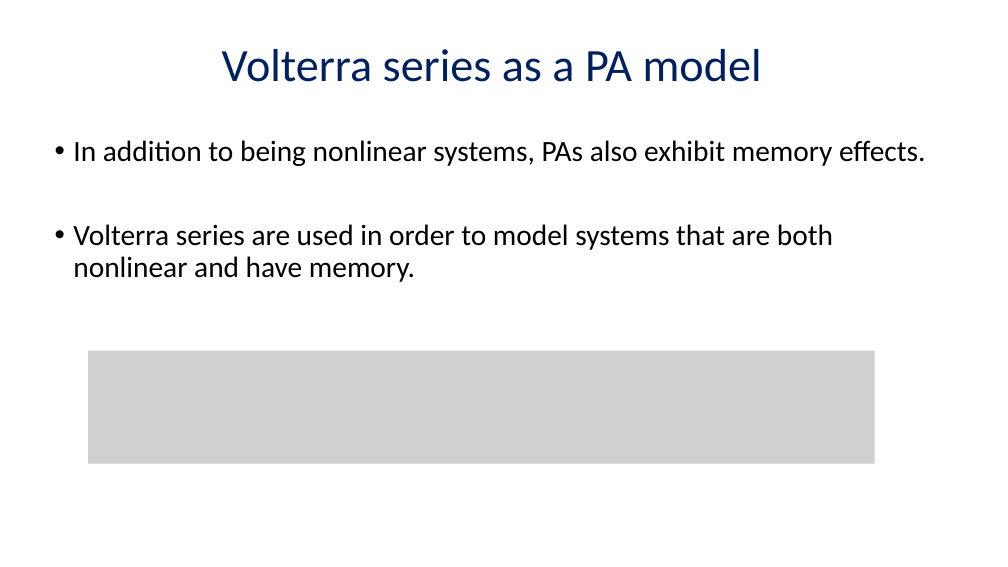
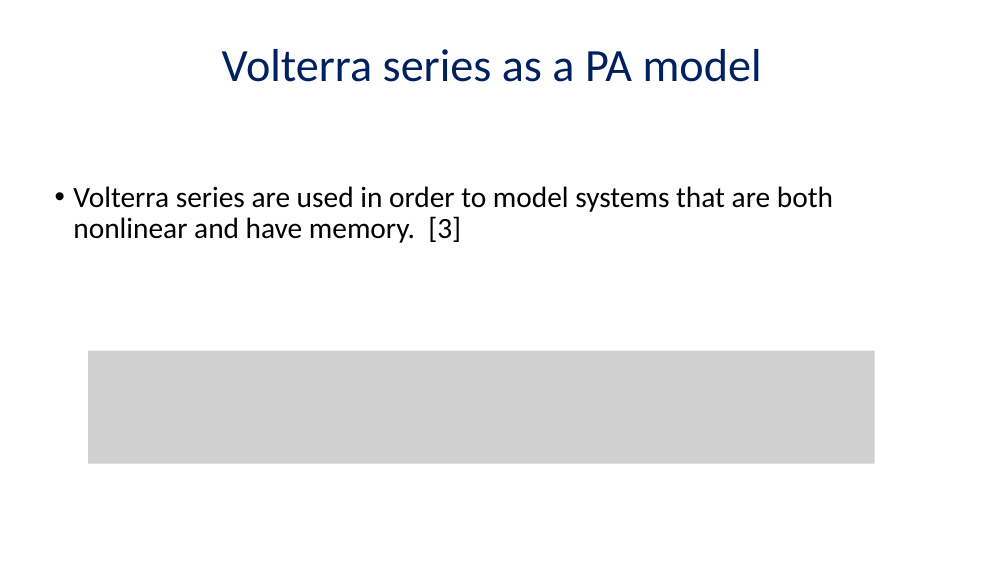
Before and after one commit to AdirCN/DPD, a slide deck: slide 8 of documents/Final Presentation.pptx (slide 7 before the commit). Drawn at 1008x567 pixels with LibreOffice and Linux fonts; fonts in the diff are those of the drawing; grey boxes stand for pictures. Boxes give left, top, right and bottom in pixels: in the first picture for what was removed or moved away, otherwise in the second. Text is boxed around its words. In the diff, an @@ line names an element or a change of style, - is before the commit and + after.

```diff
--- a/documents/Final Presentation.pptx
+++ b/documents/Final Presentation.pptx
@@ text at (x1=73, y1=186, x2=833, y2=243): text changed @@
-• In addition to being nonlinear systems, PAs also exhibit memory effects.
-• Volterra series are used in order to model systems that are both nonlinear and have memory.
+• Volterra series are used in order to model systems that are both nonlinear and have memory. [3]
```
Also in this commit, not shown: 6 other slides changed, 27 slides added, 5 slides removed, 1 other file.
